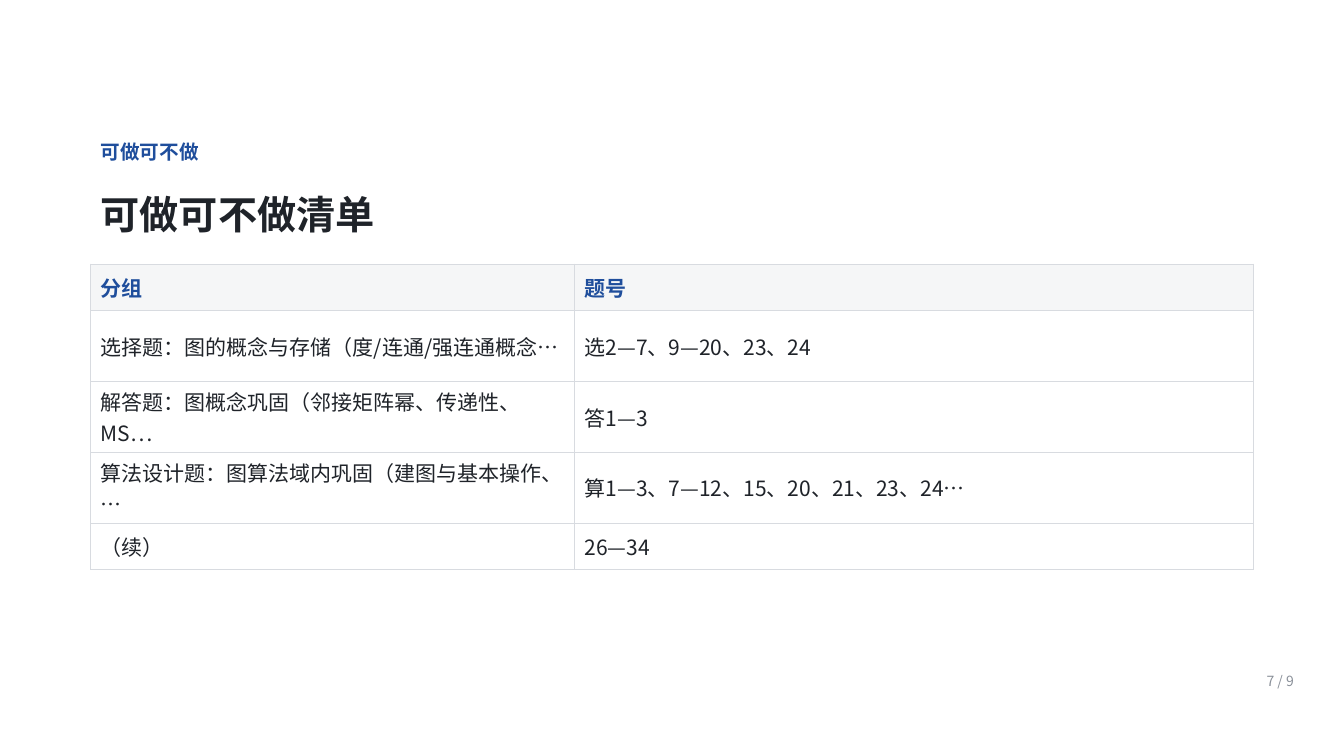
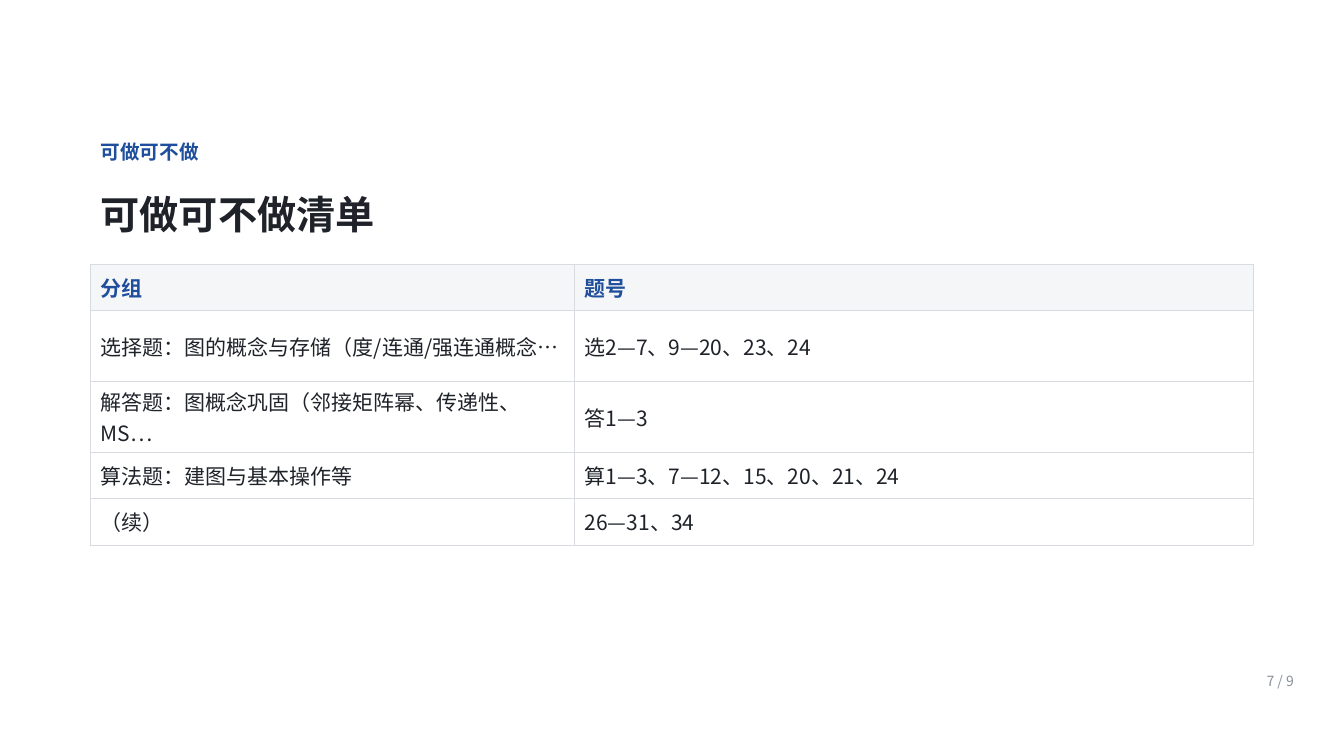
Before and after one commit to Ctrl1CandV/SpecialtyCourses, a slide deck: slide 8 of 课程/课件/题集刷题导航/第7章-图/第7章-图.pptx. Drawn at 1344x756 pixels with LibreOffice and Linux fonts; fonts in the diff are those of the drawing; background and template pictures are left out. Boxes give left, top, right and bottom in pixels: in the first picture for what was removed or moved away, otherwise in the second. Text is boxed around its words. In the diff, an @@ line names an element or a change of style, - is before the commit and + after.

```diff
--- a/课程/课件/题集刷题导航/第7章-图/第7章-图.pptx
+++ b/课程/课件/题集刷题导航/第7章-图/第7章-图.pptx
@@ table at [91,264,1253,536] @@
-row 4, column 1: 算法设计题：图算法域内巩固（建图与基本操作、…
+row 4, column 1: 算法题：建图与基本操作等
-row 4, column 2: 算1—3、7—12、15、20、21、23、24…
+row 4, column 2: 算1—3、7—12、15、20、21、24
-row 5, column 2: 26—34
+row 5, column 2: 26—31、34
```
Also in this commit, not shown: 3 other slides changed, 30 other files.
